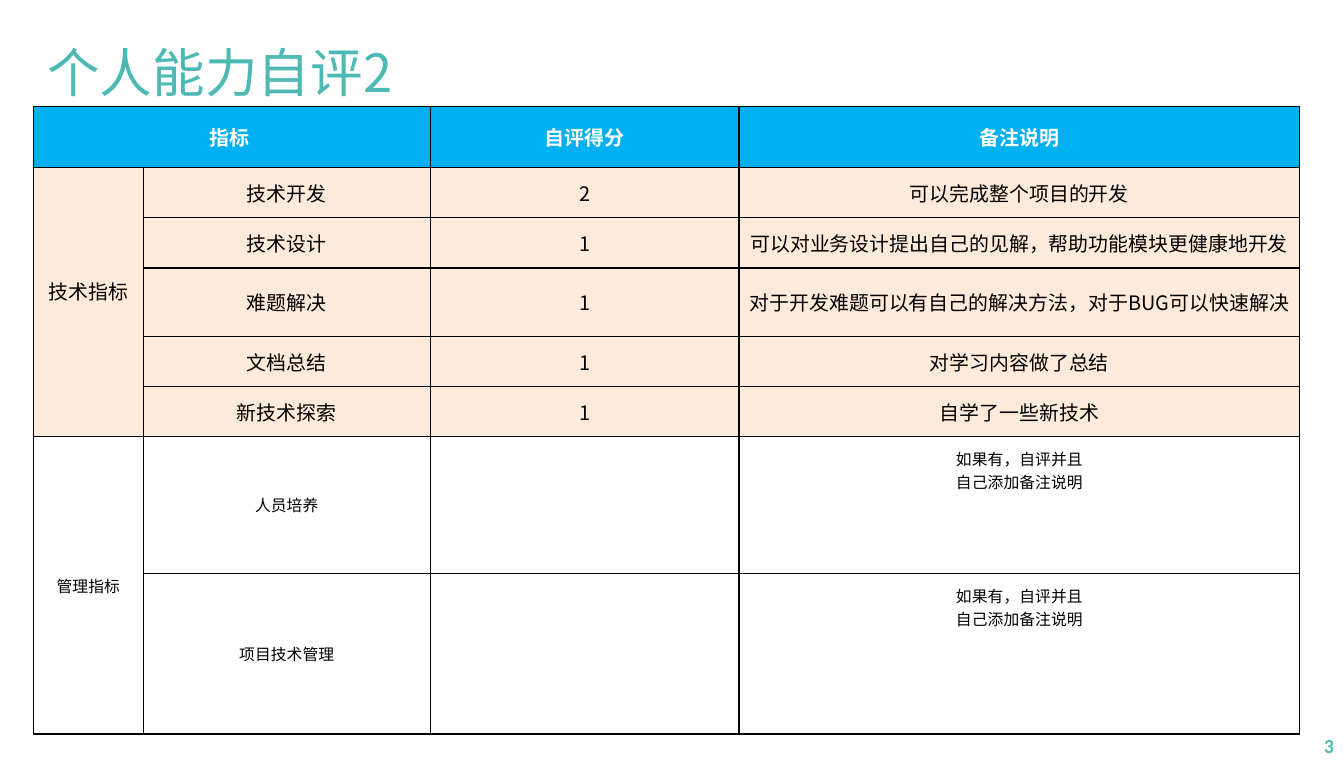
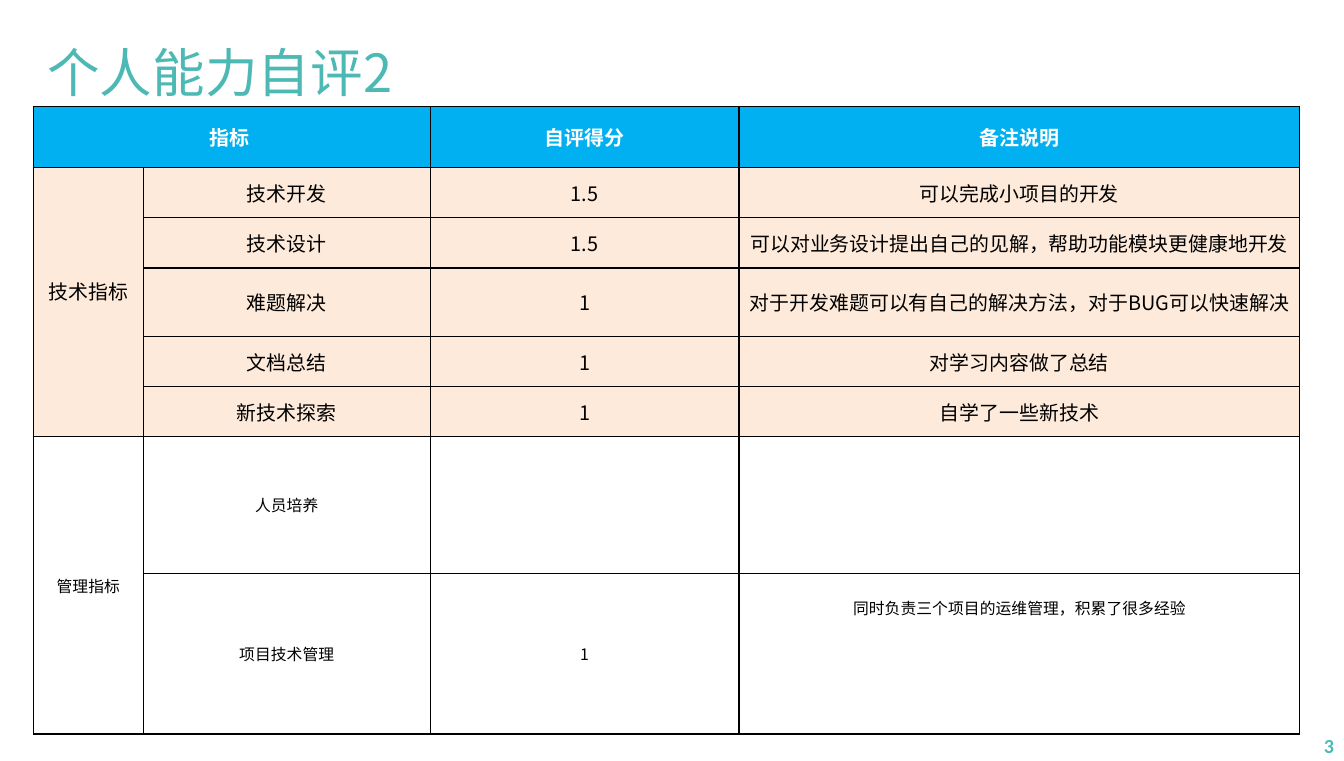
Before and after one commit to fc2733/lifecycle, a slide deck: slide 3 of 1.pptx. Drawn at 1344x761 pixels with LibreOffice and Linux fonts; fonts in the diff are those of the drawing; background and template pictures are left out. Boxes give left, top, right and bottom in pixels: in the first picture for what was removed or moved away, otherwise in the second. Text is boxed around its words. In the diff, an @@ line names an element or a change of style, - is before the commit and + after.

```diff
--- a/1.pptx
+++ b/1.pptx
@@ table at [33,106,1300,715] @@
-row 2, column 3: 2
+row 2, column 3: 1.5
-row 2, column 4: 可以完成整个项目的开发
+row 2, column 4: 可以完成小项目的开发
-row 3, column 3: 1
+row 3, column 3: 1.5
-row 7, column 4: 如果有，自评并且 自己添加备注说明
+row 7, column 4: 
-row 8, column 3: 
+row 8, column 3: 1
-row 8, column 4: 如果有，自评并且 自己添加备注说明
+row 8, column 4: 同时负责三个项目的运维管理，积累了很多经验
```
Also in this commit, not shown: 2 other slides changed, 1 slide added.
